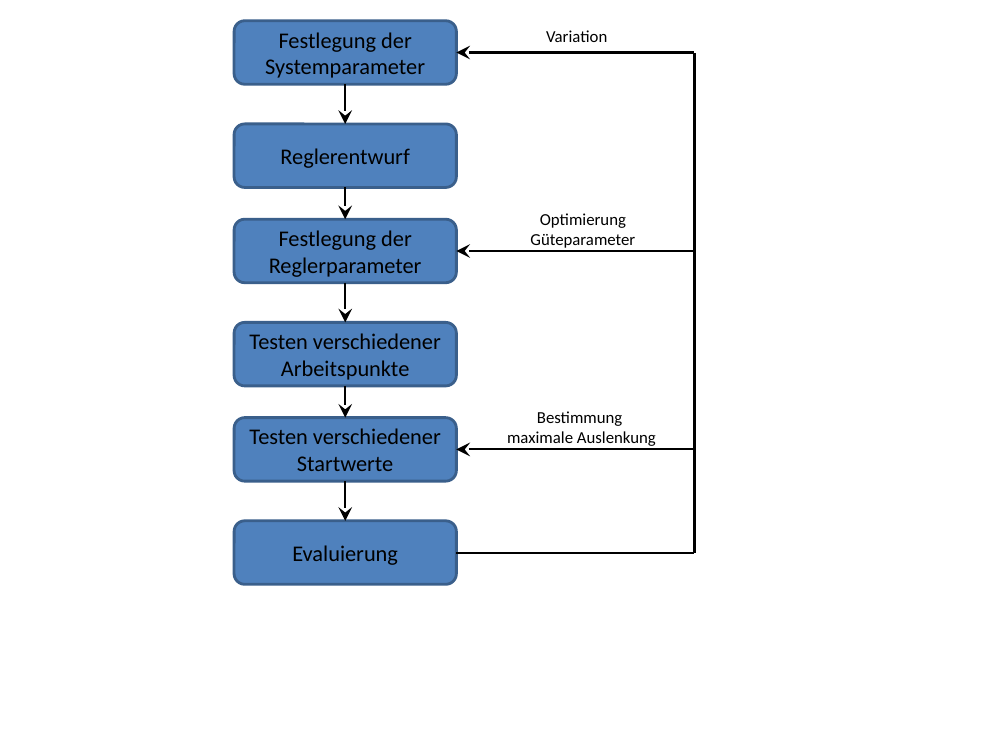
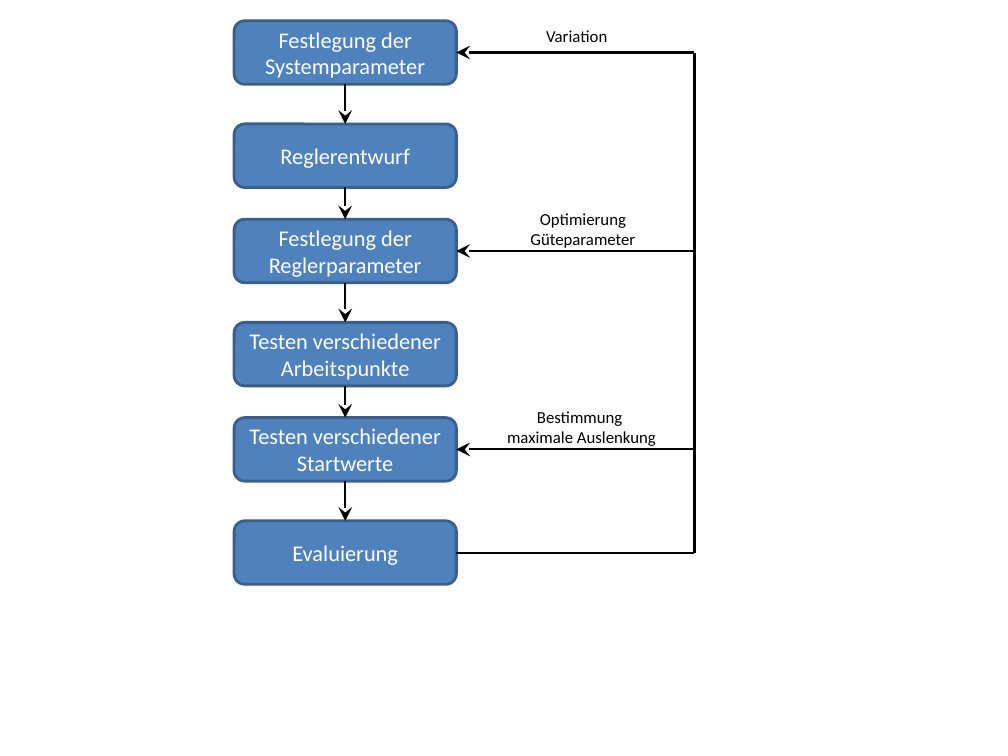
Before and after one commit to Teserikzasi/PS-2020-Doppelpendel-Simulation, a slide deck: slide 1 of Ausarbeitung Latex/Bilder/Regelung Vorgehen.pptx. Drawn at 1008x756 pixels with LibreOffice and Linux fonts; fonts in the diff are those of the drawing. Boxes give left, top, right and bottom in pixels: in the first picture for what was removed or moved away, otherwise in the second. Text is boxed around its words. In the diff, an @@ line names an element or a change of style, - is before the commit and + after.

```diff
--- a/Ausarbeitung Latex/Bilder/Regelung Vorgehen.pptx
+++ b/Ausarbeitung Latex/Bilder/Regelung Vorgehen.pptx
@@ text colour #000000 to #FFFFFF in 6 elements at <box>234,220,456,283</box>, <box>234,21,456,85</box>, <box>234,323,456,386</box>, <box>234,417,456,481</box>, <box>234,124,456,187</box>, <box>234,521,456,585</box> @@
```
Also in this commit, not shown: 5 other files.
